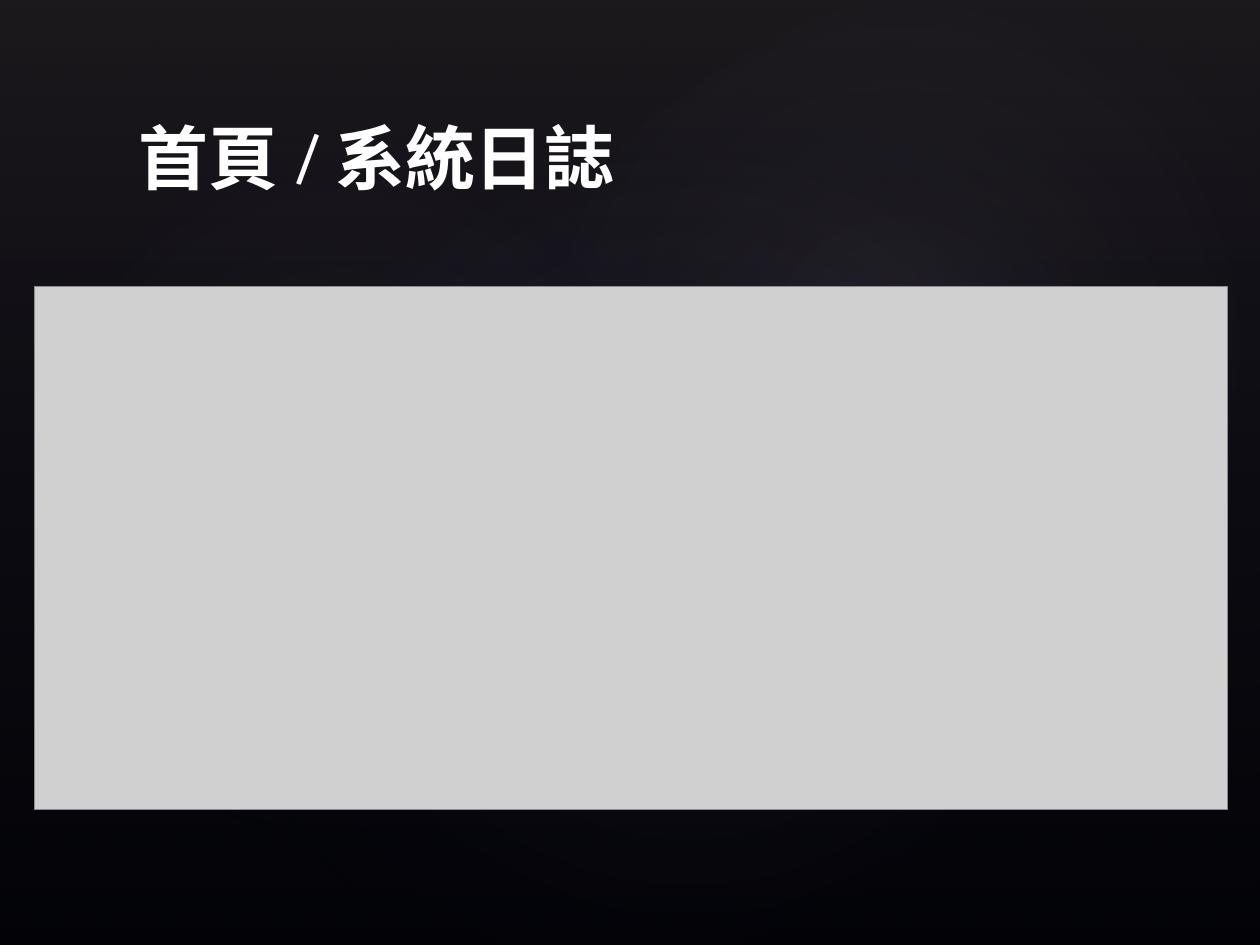
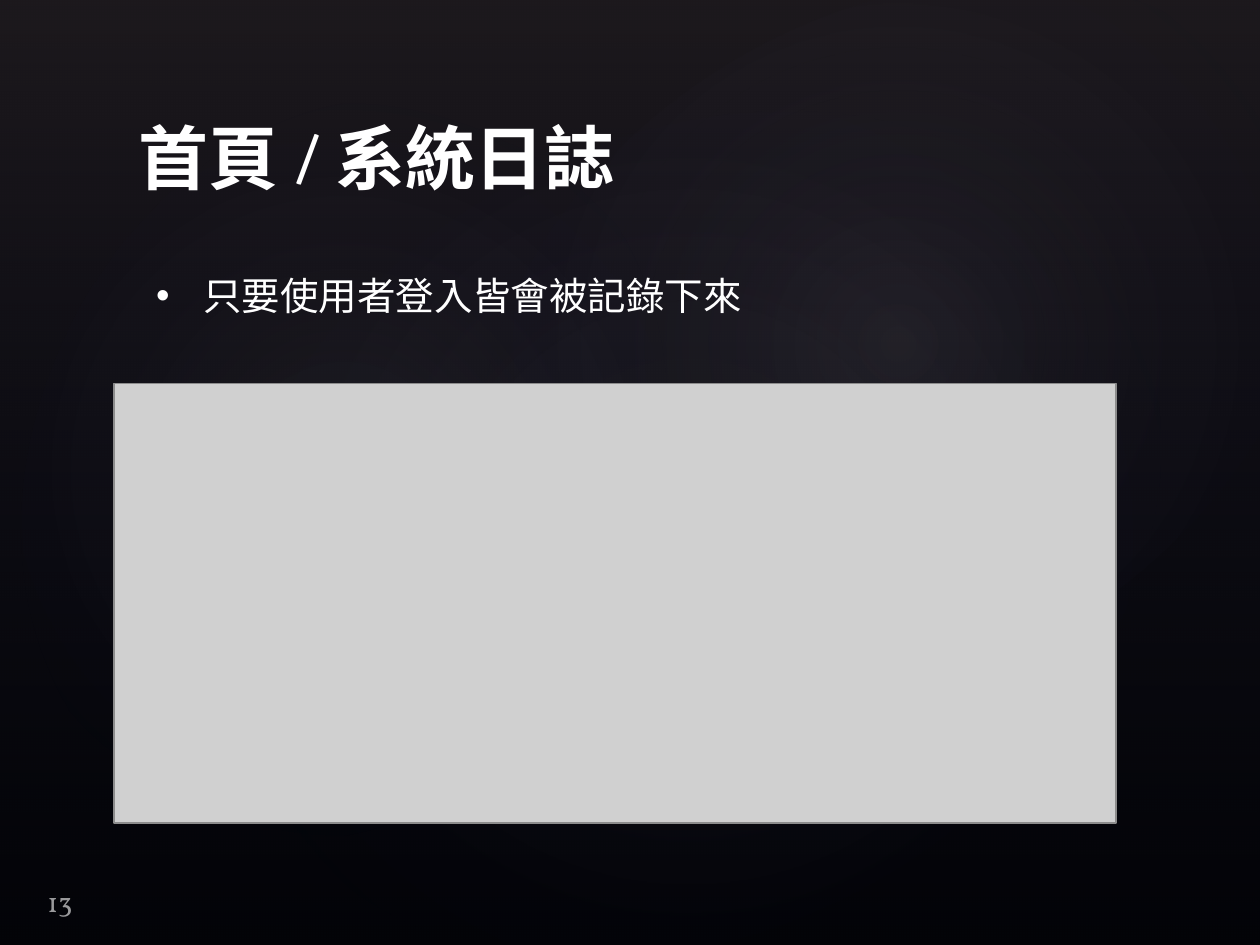
Before and after one commit to explooosion/iShareLoveMeal, a slide deck: slide 13 of doc/愛心便當收銀系統.pptx. Drawn at 1260x945 pixels with LibreOffice and Linux fonts; fonts in the diff are those of the drawing; grey boxes stand for pictures; background and template pictures are left out. Boxes give left, top, right and bottom in pixels: in the first picture for what was removed or moved away, otherwise in the second. Text is boxed around its words. In the diff, an @@ line names an element or a change of style, - is before the commit and + after.

Commit message:
update ppt

```diff
--- a/doc/愛心便當收銀系統.pptx
+++ b/doc/愛心便當收銀系統.pptx
@@ text added at (203, 277, 741, 314), 22 pt, text #FFFFFF @@
+• 只要使用者登入皆會被記錄下來
@@ picture: place and size @@
-picture at (35, 286, 1228, 809)
+picture at (115, 383, 1116, 823)
@@ page number added at (47, 898, 72, 917), 16 pt, text #FFFFFF at 60% opacity @@
+13
```
Also in this commit, not shown: 12 other slides changed.
